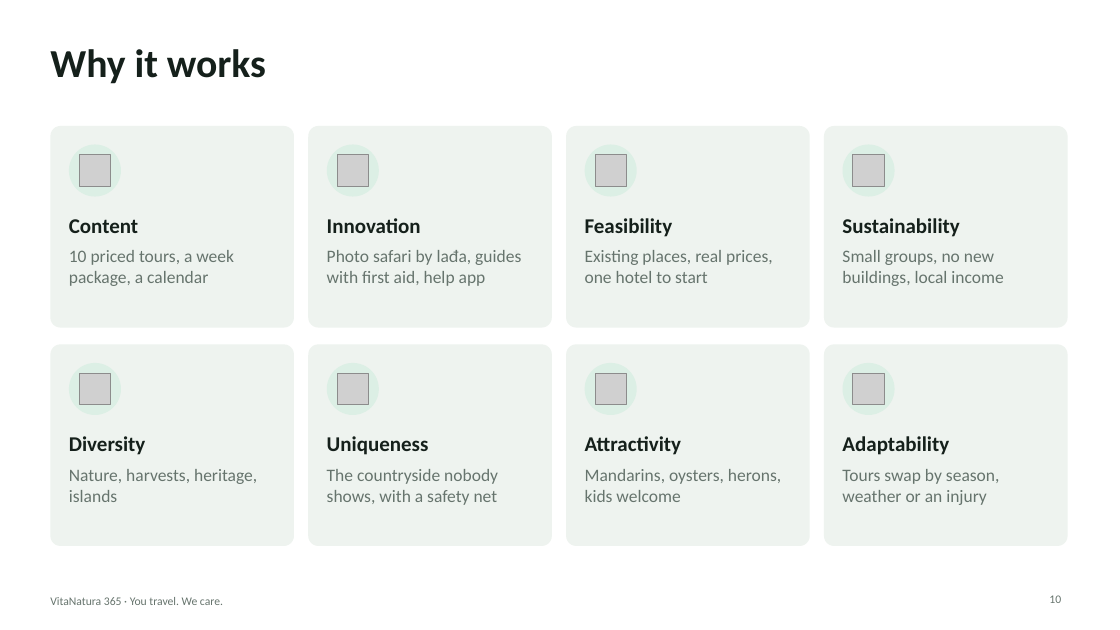
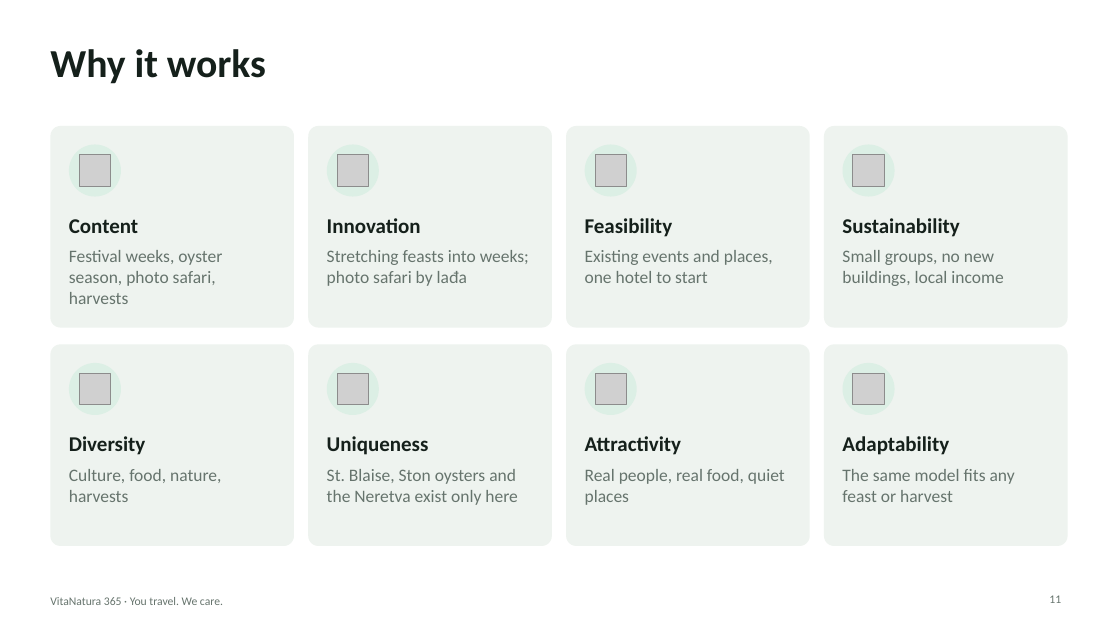
Before and after one commit to dk129213/VitaNatura, a slide deck: slide 11 of presentation/VitaNatura365-pitch.pptx (slide 10 before the commit). Drawn at 1120x630 pixels with LibreOffice and Linux fonts; fonts in the diff are those of the drawing; grey boxes stand for pictures. Boxes give left, top, right and bottom in pixels: in the first picture for what was removed or moved away, otherwise in the second. Text is boxed around its words. In the diff, an @@ line names an element or a change of style, - is before the commit and + after.

```diff
--- a/presentation/VitaNatura365-pitch.pptx
+++ b/presentation/VitaNatura365-pitch.pptx
@@ text at (69, 250, 222, 304): text changed @@
-10 priced tours, a week package, a calendar
+Festival weeks, oyster season, photo safari, harvests
@@ text at (327, 250, 529, 286): text changed @@
-Photo safari by lađa, guides with first aid, help app
+Stretching feasts into weeks; photo safari by lađa
@@ text at (585, 250, 773, 283): text changed @@
-Existing places, real prices, one hotel to start
+Existing events and places, one hotel to start
@@ text at (69, 469, 221, 502): text changed @@
-Nature, harvests, heritage, islands
+Culture, food, nature, harvests
@@ text at (327, 469, 517, 505): text changed @@
-The countryside nobody shows, with a safety net
+St. Blaise, Ston oysters and the Neretva exist only here
@@ text at (585, 469, 785, 505): text changed @@
-Mandarins, oysters, herons, kids welcome
+Real people, real food, quiet places
@@ text at (842, 469, 1015, 502): text changed @@
-Tours swap by season, weather or an injury
+The same model fits any feast or harvest
@@ page number at (1049, 595, 1061, 603): text changed @@
-10
+11
```
Also in this commit, not shown: 2 other slides changed, 9 slides added, 8 slides removed, 5 other files.
